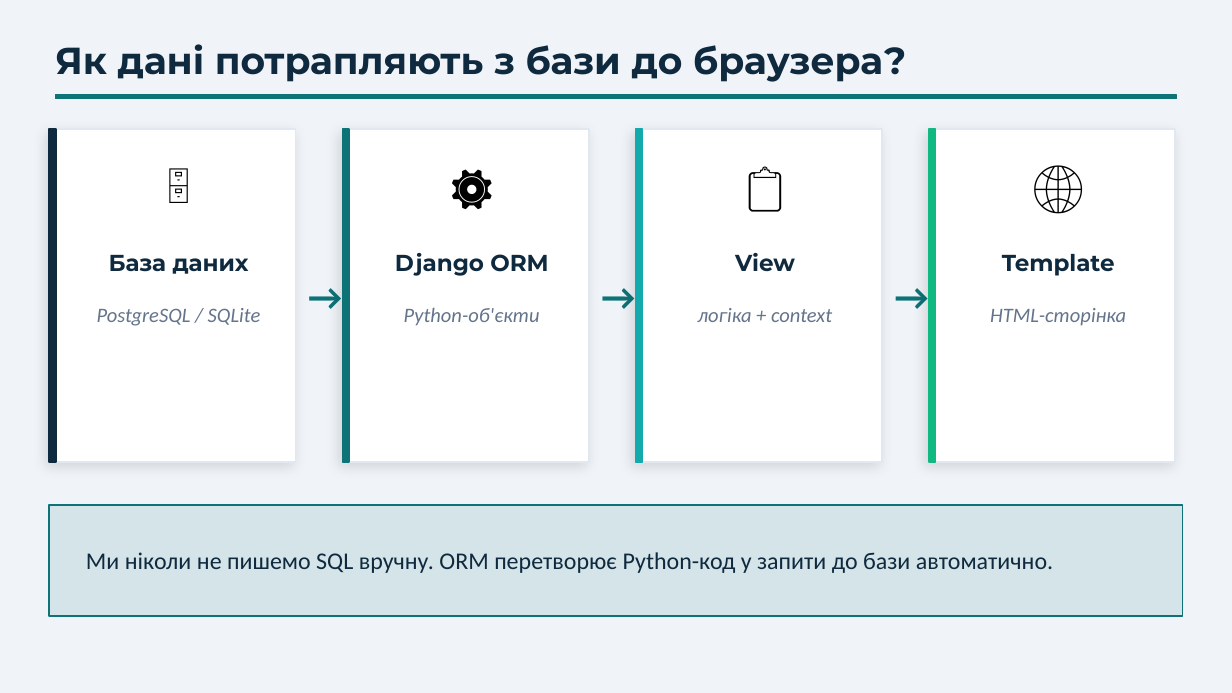
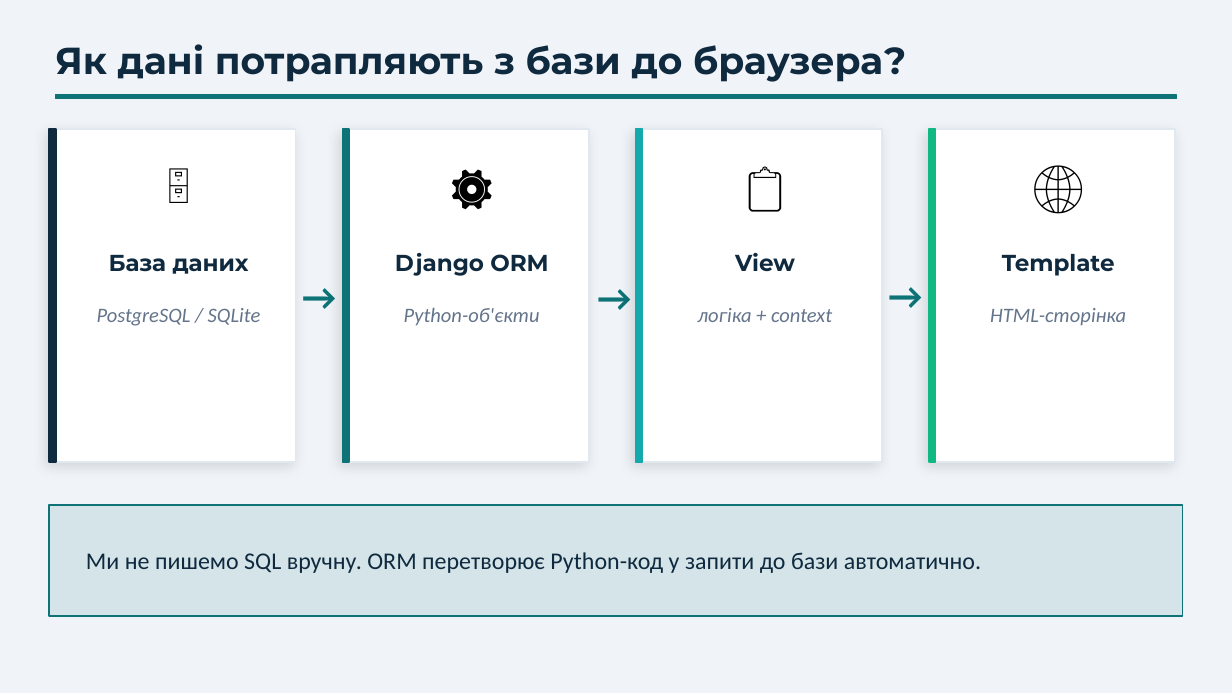
Before and after one commit to dmitriy-shtefan/python-web, a slide deck: slide 2 of заняття_8_django_orm_cbv/презентація/django_orm_lesson.pptx. Drawn at 1232x693 pixels with LibreOffice and Linux fonts; fonts in the diff are those of the drawing. Boxes give left, top, right and bottom in pixels: in the first picture for what was removed or moved away, otherwise in the second. Text is boxed around its words. In the diff, an @@ line names an element or a change of style, - is before the commit and + after.

```diff
--- a/заняття_8_django_orm_cbv/презентація/django_orm_lesson.pptx
+++ b/заняття_8_django_orm_cbv/презентація/django_orm_lesson.pptx
@@ 3 texts: place and size @@
-3 texts at (301,271,936,320)
+3 texts at (294,270,930,320)
@@ text at (86,552,981,573): text changed @@
-Ми ніколи не пишемо SQL вручну. ORM перетворює Python-код у запити до бази автоматично.
+Ми не пишемо SQL вручну. ORM перетворює Python-код у запити до бази автоматично.
```
Also in this commit, not shown: 3 other slides changed.
